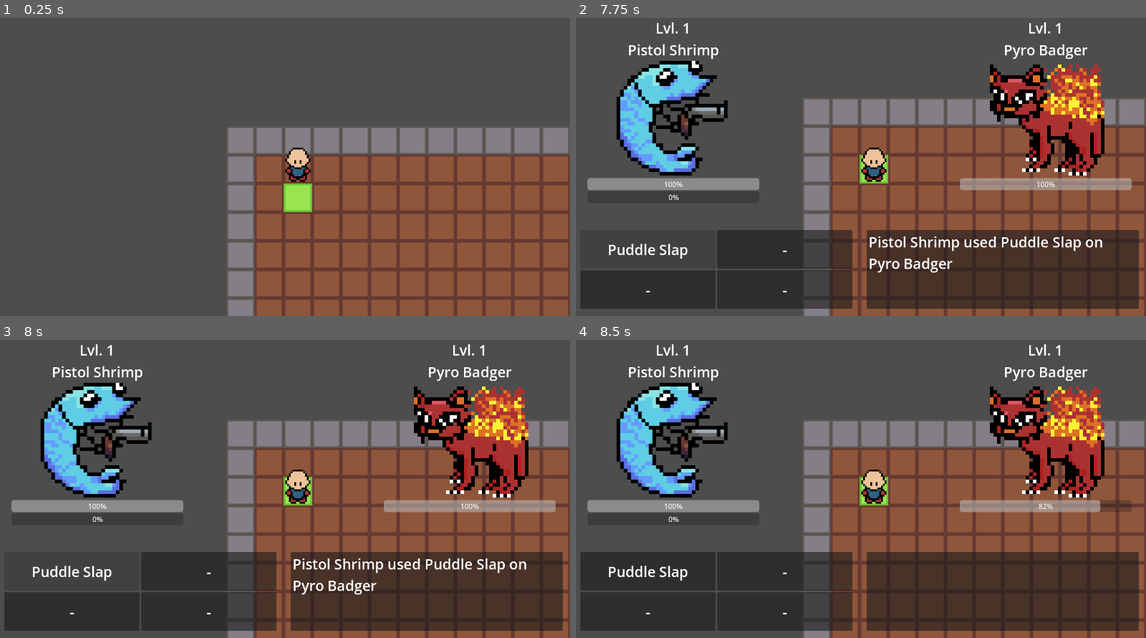
Above: before the commit, frames 1-4 (two rows, left to right).
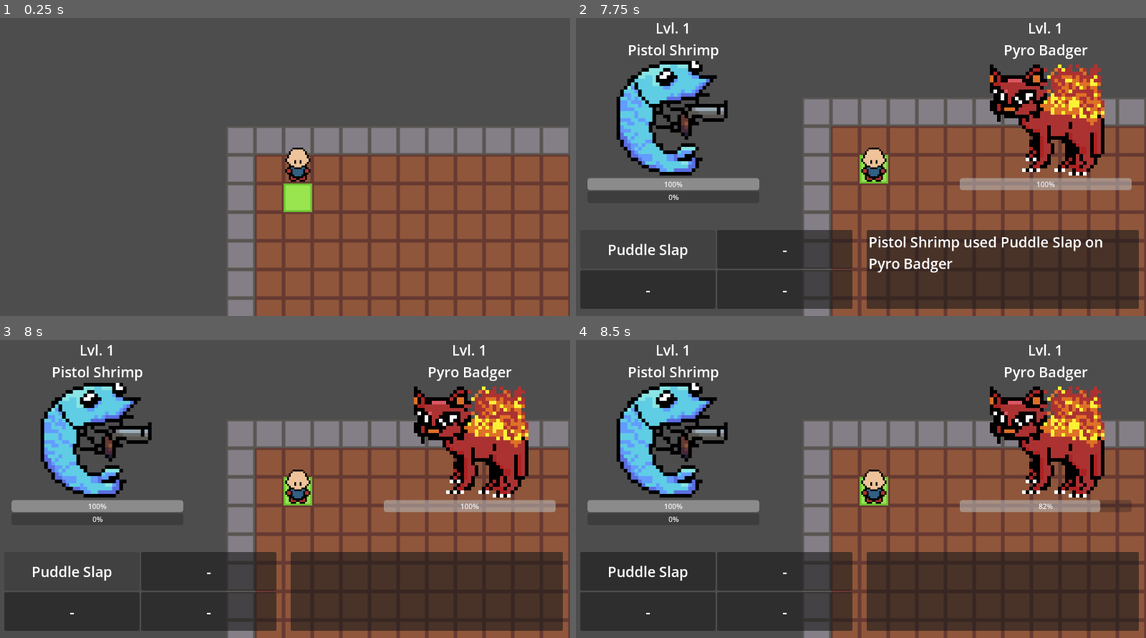
Above: after the commit, the same moments.

Repository: jevonsp/monster-tamer
Game: Godot game, scene res://main/main.tscn
The game is run twice, just before and just after one commit, with the same random seed, the same clock (stepped at 60 frames per second) and the same inputs.
Inputs (mouse positions are in pixels of both pictures, inside the frame that each line leads up to):
- Up to frame 1 (0.25 s): no input
- Up to frame 2 (7.75 s): tap Enter at 0.5 s; move the mouse to (986, 140) at 0.52 s; hold D (right) 0.53-1.28 s; hold Space (yes) 0.53-1.28 s; click (986, 140) at 0.67 s; move the mouse to (747, 169) at 1.27 s; hold S (down) 1.28-2.03 s; tap Shift at 1.35, 2.85, 4.35 s; move the mouse to (918, 83) at 2.02 s; hold D (right) 2.03-2.78 s; hold Space (yes) 2.03-2.78 s; move the mouse to (832, 220) at 2.77 s; hold W (up) 2.78-3.53 s; click (832, 220) at 2.92 s; move the mouse to (1032, 202) at 3.52 s; hold Space (yes) 3.53-4.28 s; hold A (left) 3.53-5.03 s; tap Escape (no) at 4.15 s; move the mouse to (690, 107) at 4.27 s; move the mouse to (889, 155) at 5.02 s; hold S (down) 5.03-5.75 s; hold Space (yes) 5.03-5.75 s; click (889, 155) at 5.17 s; click "Party" at 5.75 s; click "Fight" at 6.5 s; click "Puddle Slap" at 7.25 s
- Up to frame 3 (8 s): no input
- Up to frame 4 (8.5 s): move the mouse to (775, 396) at 8.02 s; hold D (right) from 8.03 s (still down); tap Shift at 8.1 s

Frames 1-2 are identical in both runs. In frame 3, 0.9% of the frame differs, in the area x 51-93%, y 73-86%; in frame 4, nothing differs.

Commit message:
Clean up + NPC start

Diff:
--- a/battle/battle.gd
+++ b/battle/battle.gd
@@ -82,8 +82,8 @@
 	player_actor = player_party[0]
 	player_actor.was_in_battle = true
 
+	_display_current_monsters()
 	_toggle_player()
-	_display_current_monsters()
 	_toggle_visible()
 
 func end_battle() -> void:
@@ -99,10 +99,11 @@
 	enemy_actor = null
 
 func _clear_all() -> void:
-	player_actor = null
-	enemy_actor = null
+	_clear_actors()
 	player_party = []
 	enemy_party = []
+	_clear_actor_references()
+	_clear_textures()
 	turn_queue.clear()
 	vis_state = VisibilityState.OPTIONS
 	processing = false
@@ -179,8 +180,9 @@
 func _check_win() -> bool:
 	for monster in enemy_party:
 		if not monster.is_fainted:
+			print("monster: %s is alive" % [monster])
 			return false
-	return false
+	return true
 
 func _check_lose() -> bool:
 	for monster in player_party:
@@ -189,10 +191,17 @@
 	return false
 
 func _win() -> void:
-	print("would win here")
+	var text: Array[String] = ["You won!"]
+	Global.send_battle_text_box.emit(text, false)
+	await Global.battle_text_box_complete
+	end_battle()
 
 func _lose() -> void:
-	print("would lose here")
+	var text: Array[String] = ["You lost!"]
+	Global.send_battle_text_box.emit(text, false)
+	await Global.battle_text_box_complete
+	end_battle()
+	Global.send_respawn_player.emit()
 #endregion
 
 #region UI UPDATES
@@ -207,7 +216,7 @@
 	player_labels["level"].text = "Lvl. %s" % player_actor.level
 	player_labels["name"].text = player_actor.name
 	player_labels["level"].actor = player_actor
-	player_labels["level"].level = player_actor.level
+	player_labels["level"].label_level = player_actor.level
 
 	enemy_labels["level"].text = "Lvl. %s" % enemy_actor.level
 	enemy_labels["name"].text = enemy_actor.name
@@ -221,23 +230,33 @@
 
 func _update_bars() -> void:
 	"""Call only on new player_actor"""
-	# HP Bars
-	player_display.hp_bar.max_value = player_actor.max_hitpoints
-	player_display.hp_bar.value = player_actor.current_hitpoints
-	player_display.hp_bar.actor = player_actor
-
-	enemy_display.hp_bar.max_value = enemy_actor.max_hitpoints
-	enemy_display.hp_bar.value = enemy_actor.current_hitpoints
-	enemy_display.hp_bar.actor = enemy_actor
-
-	# EXP Bar
+	player_display["hp_bar"].max_value = player_actor.max_hitpoints
+	player_display["hp_bar"].value = player_actor.current_hitpoints
+	player_display["hp_bar"].actor = player_actor
+
+	enemy_display["hp_bar"].max_value = enemy_actor.max_hitpoints
+	enemy_display["hp_bar"].value = enemy_actor.current_hitpoints
+	enemy_display["hp_bar"].actor = enemy_actor
+
 	var min_exp: int = Monster.EXPERIENCE_PER_LEVEL * (player_actor.level - 1)
 	var max_exp: int = Monster.EXPERIENCE_PER_LEVEL * player_actor.level
 
-	player_display.exp_bar.max_value = max_exp
-	player_display.exp_bar.min_value = min_exp
-	player_display.exp_bar.value = player_actor.experience
-	player_display.exp_bar.actor = player_actor
+	player_display["exp_bar"].max_value = max_exp
+	player_display["exp_bar"].min_value = min_exp
+	player_display["exp_bar"].value = player_actor.experience
+	player_display["exp_bar"].actor = player_actor
+
+func _clear_actor_references() -> void:
+	player_labels["level"].actor = null
+	player_display["texture"].player_actor = null
+	enemy_display["texture"].enemy_actor = null
+	player_display["hp_bar"].actor = null
+	enemy_display["hp_bar"].actor = null
+	player_display["exp_bar"].actor = null
+
+func _clear_textures() -> void:
+	player_display["texture"].texture = null
+	enemy_display["texture"].texture = null
 
 func _update_moves() -> void:
 	for i in player_actor.moves.size():
--- a/battle/label.gd
+++ b/battle/label.gd
@@ -6,7 +6,7 @@
 
 func _ready() -> void:
 	text = ""
-	Global.send_text_box.connect(load_text)
+	Global.send_battle_text_box.connect(load_text)
 
 
 func _unhandled_input(event: InputEvent) -> void:
@@ -31,7 +31,7 @@
 func display_text() -> void:
 	text = text_array[text_index]
 	if is_auto_complete:
-		await get_tree().create_timer(Global.DEFAULT_DELAY).timeout
+		await get_tree().create_timer((Global.DEFAULT_DELAY) / 2).timeout
 		advance_text()
 
 
@@ -43,7 +43,7 @@
 
 func text_finished() -> void:
 	clean_up()
-	Global.text_box_complete.emit()
+	Global.battle_text_box_complete.emit()
 
 
 func clean_up() -> void:
--- a/battle/player_exp_bar.gd
+++ b/battle/player_exp_bar.gd
@@ -11,19 +11,29 @@
 		await tween_bar(monster, amount)
 		Global.experience_animation_complete.emit()
 
+
 func tween_bar(monster: Monster, amount: int):
-	var experience = value
-	var level = monster.level
 	var base = Monster.EXPERIENCE_PER_LEVEL
-	while amount >= 0:
-		var next: int = level * base - experience
-		if amount >= next:
-			var exp_to_gain = amount - next
-			amount -= next
-			var tween = get_tree().create_tween()
-			tween.tween_property(self, "value", exp_to_gain, Global.DEFAULT_DELAY)
-			await tween.finished
+	var remaining_exp = amount
+
+	while remaining_exp > 0:
+		var current_exp = monster.experience
+		var exp_needed = base * monster.level - current_exp
+		var exp_to_gain = min(remaining_exp, exp_needed)
+
+		var tween = get_tree().create_tween()
+		tween.tween_property(self, "value", current_exp + exp_to_gain, Global.DEFAULT_DELAY)
+		await tween.finished
+
+		monster.experience += exp_to_gain
+		remaining_exp -= exp_to_gain
+
+		if monster.experience >= base * monster.level:
 			monster.gain_level()
+			set_new_bounds(monster.level)
+			value = monster.experience
+
+	set_new_bounds(monster.level)
 
 
 func set_new_bounds(level: int) -> void:
--- a/battle/player_level_label.gd
+++ b/battle/player_level_label.gd
@@ -1,6 +1,6 @@
 extends Label
 var actor
-var level
+var label_level
 
 func _ready() -> void:
 	Global.monster_gained_level.connect(_on_monster_gained_level)
@@ -8,5 +8,5 @@
 
 func _on_monster_gained_level(monster: Monster, amount: int) -> void:
 	if actor == monster:
-		level += amount
-		text = "Lvl. %s" % [level]
+		label_level += amount
+		text = "Lvl. %s" % [label_level]
--- a/battle/texture_rect.gd
+++ b/battle/texture_rect.gd
@@ -8,6 +8,7 @@
 	original_position = global_position
 	Global.send_sprite_shake.connect(_play_sprite_shake)
 	Global.send_monster_fainted.connect(_play_monster_faint)
+	print_debug("Reset position to: ", original_position)
 
 
 func _play_sprite_shake(target: Monster) -> void:
@@ -20,8 +21,10 @@
 func _play_monster_faint(target: Monster) -> void:
 	if target == player_actor:
 		animation_player.play("player_faint")
+		player_actor = null
 	else:
 		animation_player.play("enemy_faint")
+		enemy_actor = null
 
 
 func clear_image() -> void:
@@ -35,4 +38,4 @@
 
 
 func reset_position() -> void:
-	global_position = original_position
+	animation_player.play("RESET")
--- a/classes/Monster.gd
+++ b/classes/Monster.gd
@@ -60,7 +60,6 @@
 
 
 func gain_exp(amount: int) -> void:
-	experience += amount
 	Global.monster_gained_exp.emit(self, amount)
 
 
--- a/classes/Move.gd
+++ b/classes/Move.gd
@@ -13,7 +13,7 @@
 	var damage = base_power
 	var pre_text: Array[String] = ["%s used %s on %s" % [actor.name, name, target.name]]
 
-	Global.send_text_box.emit(pre_text, true)
+	Global.send_battle_text_box.emit(pre_text, true)
 
 	Global.send_move_animation.emit(animation)
 	await Global.move_animation_complete
@@ -25,5 +25,5 @@
 
 	var post_text: Array[String] = ["It dealt %s damage!" % [damage]]
 
-	Global.send_text_box.emit(post_text, false)
-	await Global.text_box_complete
+	Global.send_battle_text_box.emit(post_text, false)
+	await Global.battle_text_box_complete
--- a/main/Global.gd
+++ b/main/Global.gd
@@ -4,14 +4,15 @@
 # Player
 signal toggle_player
 signal step_completed(position: Vector2)
+signal send_respawn_player
 # WildZone
 signal wild_battle_requested(mon_data: MonsterData, level: int)
 signal player_party_requested
 signal send_player_party(party: Array[Monster])
 # Battle
 # Label
-signal send_text_box(text: Array[String], auto_complete: bool)
-signal text_box_complete
+signal send_battle_text_box(text: Array[String], auto_complete: bool)
+signal battle_text_box_complete
 # Move Animation
 signal send_move_animation(scene: PackedScene)
 signal move_animation_complete
--- /dev/null
+++ b/npc/npc.tscn
@@ -0,0 +1,5 @@
+[gd_scene format=3 uid="uid://b0vyjd3isbdso"]
+
+[node name="NPC" type="CharacterBody2D" unique_id=431393256]
+
+[node name="CollisionShape2D" type="CollisionShape2D" parent="." unique_id=1494368532]
--- a/player/player.gd
+++ b/player/player.gd
@@ -18,6 +18,8 @@
 var party: Array[Monster] = []
 var storage: Array[Monster] = []
 
+var respawn_point: Vector2 = Vector2.ZERO
+
 @onready var animation_tree: AnimationTree = $AnimationTree
 @onready var ray_cast_2d: RayCast2D = $RayCast2D
 @onready var anim_state = animation_tree.get("parameters/playback")
@@ -29,12 +31,10 @@
 	Global.send_monster_death_experience.connect(_grant_party_experience)
 	tile_start_pos = position; tile_target_pos = position
 
-
 func _process(delta: float) -> void:
 	if not processing:
 		return
 	update_held_keys(delta)
-
 
 func _physics_process(delta: float) -> void:
 	if not processing:
@@ -47,13 +47,11 @@
 		State.WALKING:
 			process_walking_state(delta)
 
-
 func _input(event: InputEvent) -> void:
 	if not processing:
 		return
 	if event.is_action_pressed("yes"):
 		attempt_interaction()
-
 
 #region Movement and Interaction
 func update_held_keys(delta: float) -> void:
@@ -69,7 +67,6 @@
 		elif Input.is_action_pressed(dir) and dir in key_hold_times:
 			key_hold_times[dir] += delta
 
-
 func process_idle_state() -> void:
 	var input_dir = get_input_direction()
 
@@ -80,7 +77,6 @@
 			start_turning(new_facing_direction)
 		else:
 			can_move_in(input_dir)
-
 
 func process_turning_state(delta: float) -> void:
 	turn_timer += delta
@@ -99,33 +95,6 @@
 		current_state = State.IDLE
 		anim_state.travel("Idle")
 
-
-#func process_walking_state(delta: float) -> void:
-	#move_progress += WALK_SPEED * delta
-	#
-	#if move_progress >= 1.0:
-		#position = tile_target_pos
-		#move_progress = 0.0
-		#Global.step_completed.emit(global_position)
-		#
-		#var input_dir = get_input_direction()
-		#if input_dir != Vector2.ZERO:
-			#var new_facing_direction = input_dir
-			#
-			#if new_facing_direction != facing_direction:
-				#current_state = State.IDLE
-				#anim_state.travel("Idle")
-				#start_turning(new_facing_direction)
-			#else:
-				#if not can_move_in(input_dir):
-					#current_state = State.IDLE
-					#anim_state.travel("Idle")
-		#else:
-			#current_state = State.IDLE
-			#anim_state.travel("Idle")
-	#else:
-		#position = tile_start_pos.lerp(tile_target_pos, move_progress)
-
 func process_walking_state(delta: float) -> void:
 	move_progress += WALK_SPEED * delta
 
@@ -133,7 +102,6 @@
 		position = tile_start_pos.lerp(tile_target_pos, move_progress)
 		return
 
-	# Complete the walk step
 	position = tile_target_pos
 	move_progress = 0.0
 	Global.step_completed.emit(global_position)
@@ -154,7 +122,6 @@
 	if not can_move_in(input_dir):
 		current_state = State.IDLE
 		anim_state.travel("Idle")
-
 
 func start_turning(new_facing_direction: Vector2) -> void:
 	animation_tree.set("parameters/Turn/blend_position", new_facing_direction)
@@ -169,7 +136,6 @@
 	Global.step_completed.emit(global_position)
 	anim_state.travel("Turn")
 
-
 func can_move_in(input_dir: Vector2) -> bool:
 	ray_cast_2d.target_position = input_dir * TILE_SIZE
 	ray_cast_2d.force_raycast_update()
@@ -186,7 +152,6 @@
 	anim_state.travel("Walk")
 	return true
 
-
 func get_input_direction() -> Vector2:
 	if held_keys.is_empty():
 		return Vector2.ZERO
@@ -201,7 +166,6 @@
 	var key = held_keys.back()
 	return direction_map.get(key, Vector2.ZERO)
 
-
 func clear_inputs() -> void:
 	held_keys.clear()
 	key_hold_times.clear()
@@ -209,13 +173,11 @@
 	move_progress = 0.0
 	anim_state.travel("Idle")
 
-
 func attempt_interaction() -> void:
 	if ray_cast_2d.is_colliding():
 		var collider = ray_cast_2d.get_collider()
 		if collider.is_in_group("interactable"):
 			collider.interact(self)
-
 
 func toggle_processing() -> void:
 	clear_inputs()
@@ -239,10 +201,8 @@
 func _add_to_storage(monster: Monster) -> void:
 	storage.append(monster)
 
-
 func send_player_party() -> void:
 	Global.send_player_party.emit(party)
-
 
 func _grant_party_experience(amount: int) -> void:
 	var getting_exp: Array[Monster]
